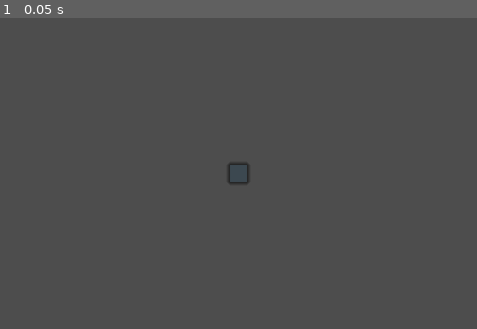
Above: before the commit, frame 1.
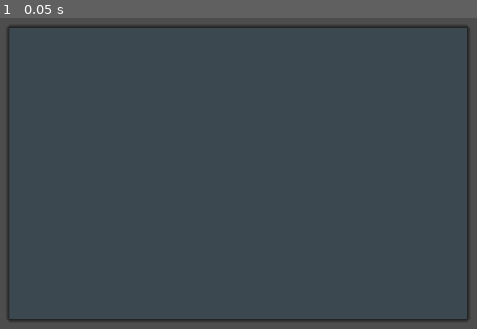
Above: after the commit, the same moment.

Repository: kuma-gee/holo-crush
Game: Godot game, scene res://src/game.tscn
Two runs of this game, one before a commit and one after it. Both use one fixed random seed, a clock stepped at 60 frames per second and the inputs below. The engine's default icon, where the game draws it, is replaced by a stand-in: a white triangle on a blue panel in a dark square.
Inputs:
- Up to frame 1 (0.05 s): no input

The runs differ from the first frame. In frame 1, 1.9% of the frame differs, in the area x 1-99%, y 2-98%.
Error before the commit: Parse Error: Could not find type "Data" in the current scope. (res://src/grid/grid_ui.gd:25)
Error after the commit: Invalid call. Nonexistent function 'size' in base 'Nil'. (res://src/grid/grid_data.gd:22)

Commit message:
refactor tests + implement deadlock detection

Diff:
--- a/godot/src/grid/grid_data.gd
+++ b/godot/src/grid/grid_data.gd
@@ -6,14 +6,40 @@
 var min_match := 3
 var width := 0
 var height := 0
+var values: Array = []
 
 func _init(w: int, h: int, init_data: Array = []):
-	width = w
-	height = h
 	if init_data.size() == 0:
 		_data = _create_new_empty(w, h)
 	else:
 		_data = init_data
+		values = []
+		for row in init_data:
+			for v in row:
+				if not v in values and v != null:
+					values.append(v)
+
+	width = _data[0].size()
+	height = _data.size()
+
+func get_data():
+	return _data.duplicate(true)
+
+func refill():
+	for y in height:
+		for x in width:
+			var loops = 0
+			fill_random(x, y)
+
+			while get_matches(x, y).size() > 0 and loops < 100:
+				loops += 1
+				fill_random(x, y)
+	print_data('Refill')
+
+func fill_random(x: int, y: int):
+	var val = values.pick_random()
+	set_value(x, y, val)
+	return val
 
 func _create_new_empty(w: int, h: int):
 	var data = []
@@ -52,7 +78,10 @@
 	_data[y][x] = value
 
 func swap_value(p1: Vector2i, p2: Vector2i):
-	var temp = get_value(p2.x, p2.y)
+	if not _is_inside(p1.x, p1.y) or not _is_inside(p2.x, p2.y):
+		return
+
+	var temp = get_value_v(p2)
 	set_value_v(p2, get_value_v(p1))
 	set_value_v(p1, temp)
 
--- a/godot/src/grid/grid_ui.gd
+++ b/godot/src/grid/grid_ui.gd
@@ -22,7 +22,7 @@
 }
 
 @export var slot_scene: PackedScene
-@export var data: Data
+@export var data: MatchGrid
 @export var pieces: Array[Piece.Type]
 @export var pieces_root: Node2D
 
--- a/godot/src/grid/match_grid.gd
+++ b/godot/src/grid/match_grid.gd
@@ -27,35 +27,41 @@
 
 var _data: GridData
 var _specials = {}
-var _pieces: Array = []
 
 # Don't touch! Only for testing
 func set_data(d):
 	_data = d
 func get_data():
-	return _data._data
-
-func create_data(pieces: Array):
-	_pieces = pieces.duplicate()
-	_data = GridData.new(width, height)
+	return _data.get_data()
+
+func create_data(values: Array, init: Array = []):
+	_specials = {}
+	_data = GridData.new(width, height, init)
 	_data.min_match = min_match
-	_specials = {}
-	refill_data()
+	if init.size() == 0:
+		_data.values = values.duplicate()
+		_data.refill()
+
 	created.emit()
 
-func refill_data():
+func is_deadlocked():
+	var copy = _data.duplicate()
 	for y in height:
 		for x in width:
-			var loops = 0
-			_fill_random(x, y)
-
-			while _data.get_matches(x, y).size() > 0 and loops < 100:
-				loops += 1
-				_fill_random(x, y)
-	_data.print_data('Refill')
-
-func is_deadlocked():
-	return false
+			var p = Vector2i(x, y)
+			var dir_to_check = [Vector2i.UP, Vector2i.RIGHT]
+
+			for dir in dir_to_check:
+				copy.swap_value(p, p + dir)
+
+				var has_match = copy.get_match_counts().size() > 0
+				if has_match:
+					return false
+
+				copy.swap_value(p, p + dir)
+
+
+	return true
 
 func get_value(x: int, y: int):
 	return _data.get_value(x, y)
@@ -263,13 +269,8 @@
 	for x in width:
 		for y in range(height-1, -1, -1):
 			if get_value(x, y) == null:
-				var value = _fill_random(x, y)
+				var value = _data.fill_random(x, y)
 				filled.emit(Vector2i(x, y), value)
 
 	update.emit()
 	_data.print_data('Fill')
-
-func _fill_random(x: int, y: int):
-	var piece = _pieces.pick_random()
-	_data.set_value(x, y, piece)
-	return piece
--- a/godot/tests/GridDataTest.gd
+++ b/godot/tests/GridDataTest.gd
@@ -1,7 +1,11 @@
 extends UnitTest
 
+func before_each():
+	Debug.log_level = Debug.Level.INFO
+	seed(100)
+
 func _create(initial_data: Array) -> GridData:
-	return GridData.new(initial_data[0].size(), initial_data.size(), initial_data)
+	return GridData.new(-1, -1, initial_data)
 
 func test_matches():
 	var data = _create([
@@ -56,6 +60,17 @@
 	assert_eq(data.get_value(0, 0), 2);
 	assert_eq(data.get_value(0, 1), 1);
 
+func test_not_swap_outside():
+	var data = _create([
+		[1, 1, 2],
+		[2, 1, 0],
+		[0, 0, 1],
+	])
+	data.swap_value(Vector2i(0, 0), Vector2i(0, -1))
+
+	assert_eq(data.get_value(0, 0), 1);
+	assert_eq(data.get_value(0, 1), 2);
+
 
 func test_duplicate():
 	var data = _create([
@@ -69,3 +84,22 @@
 
 	assert_eq(data.get_value(0, 0), 1);
 	assert_eq(data.get_value(0, 1), 2);
+
+
+func test_refill():
+	var data = _create([
+		[1, 1, 1, 0],
+		[0, 1, 2, 0],
+		[0, 2, 1, 1],
+		[0, 1, 0, 2]
+	])
+
+	for _i in range(10):
+		data.refill()
+		assert_eq(data.get_match_counts().size(), 0, "Contains no matches")
+		assert_ne_deep(data.get_data(), [
+			[1, 1, 1, 0],
+			[0, 1, 2, 0],
+			[0, 2, 1, 1],
+			[0, 1, 0, 2]
+		])
--- a/godot/tests/MatchGridTest.gd
+++ b/godot/tests/MatchGridTest.gd
@@ -6,38 +6,10 @@
 
 func _create(initial_data: Array) -> MatchGrid:
 	var data = autofree(MatchGrid.new())
-	var height = initial_data.size()
-	var width = initial_data[0].size()
-
-	var values = []
-	for i in initial_data:
-		for j in i:
-			if not j in values and j != null:
-				values.append(j)
-
-	data.create_data(values)
-	data.set_data(GridData.new(width, height, initial_data))
-	data.width = width
-	data.height = height
+	data.create_data([], initial_data)
+	data.width = initial_data[0].size()
+	data.height = initial_data.size()
 	return data
-
-func test_refill():
-	var data = _create([
-		[1, 1, 1, 0],
-		[0, 1, 2, 0],
-		[0, 2, 1, 1],
-		[0, 1, 0, 2]
-	])
-
-	for _i in range(10):
-		data.refill_data()
-		assert_false(data.check_matches(), "Contains no matches")
-		assert_ne_deep(data.get_data(), [
-			[1, 1, 1, 0],
-			[0, 1, 2, 0],
-			[0, 2, 1, 1],
-			[0, 1, 0, 2]
-		])
 
 func test_collapse(params=use_parameters([
 	[
@@ -81,7 +53,7 @@
 			[0, 0, null, 1],
 			[0, 1, 0, 2]
 		],
-		[[Vector2i(2, 2), 2], [Vector2i(2, 1), 2], [Vector2i(2, 0), 1]],
+		[Vector2i(2, 2), Vector2i(2, 1), Vector2i(2, 0)],
 	],
 	[
 		[
@@ -90,7 +62,7 @@
 			[0, 0, 1, 1],
 			[0, 1, 0, 2]
 		],
-		[[Vector2i(1, 0), 2], [Vector2i(2, 0), 2], [Vector2i(3, 0), 1]],
+		[Vector2i(1, 0), Vector2i(2, 0), Vector2i(3, 0)],
 	]
 ])):
 	var data = _create(params[0])
@@ -100,7 +72,8 @@
 	var fill = params[1]
 	assert_signal_emit_count(data, 'filled', fill.size())
 	for i in fill.size():
-		assert_signal_emitted_with_parameters(data, 'filled', fill[i], i)
+		var p = get_signal_parameters(data, 'filled', i)
+		assert_eq(p[0], fill[i])
 
 func test_swap_not_match():
 	var data = _create([
@@ -142,16 +115,8 @@
 	assert_signal_emitted_with_parameters(data, 'moved', [Vector2i(0, 0), Vector2i(0, 3)])
 
 	assert_signal_emit_count(data, 'filled', 3)
-	assert_signal_emitted_with_parameters(data, 'filled', [Vector2i(0, 0), 1], 2)
-	assert_signal_emitted_with_parameters(data, 'filled', [Vector2i(0, 1), 0], 1)
-	assert_signal_emitted_with_parameters(data, 'filled', [Vector2i(0, 2), 0], 0)
-
-	assert_eq_deep(data.get_data(), [
-		[1, 2, 1, 0],
-		[0, 1, 2, 0],
-		[0, 2, 1, 1],
-		[1, 1, 0, 2]
-	])
+	var p = [0, 1, 2].map(func(i): return get_signal_parameters(data, 'filled', i)[0])
+	assert_contains_exact(p, [Vector2i(0, 2), Vector2i(0, 1), Vector2i(0, 0)])
 
 func test_swap_and_collapse_horizontal():
 	var data = _create([
@@ -173,33 +138,8 @@
 	assert_signal_emitted_with_parameters(data, 'moved', [Vector2i(3, 0), Vector2i(3, 1)], 2)
 
 	assert_signal_emit_count(data, 'filled', 3)
-	assert_signal_emitted_with_parameters(data, 'filled', [Vector2i(3, 0), 4], 2)
-	assert_signal_emitted_with_parameters(data, 'filled', [Vector2i(2, 0), 2], 1)
-	assert_signal_emitted_with_parameters(data, 'filled', [Vector2i(1, 0), 4], 0)
-
-	assert_eq_deep(data.get_data(), [
-		[3, 4, 2, 4],
-		[0, 4, 1, 2],
-		[2, 2, 4, 1],
-		[1, 0, 0, 2]
-	])
-
-func test_create_special():
-	var data = _create([
-		[0, 4, 1, 2],
-		[0, 3, 4, 3],
-		[2, 0, 3, 1],
-		[0, 2, 1, 2]
-	])
-
-	data.swap(Vector2(1, 2), Vector2(0, 2))
-
-	assert_eq_deep(data.get_data(), [
-		[4, 4, 1, 2],
-		[2, 3, 4, 3],
-		[4, 2, 3, 1],
-		[0, 2, 1, 2]
-	])
+	var p = [0, 1, 2].map(func(i): return get_signal_parameters(data, 'filled', i)[0])
+	assert_contains_exact(p, [Vector2i(3, 0), Vector2i(2, 0), Vector2i(1, 0)])
 
 func test_swap_and_collapse_special_matches(params=use_parameters([
 	[
@@ -294,7 +234,6 @@
 	assert_eq_deep(data._specials, {params[3]: expected[2]})
 
 func test_activate_special():
-	seed(0)
 	var data = _create([
 		[0, 2, 1, 2],
 		[0, 3, 4, 3],
@@ -304,27 +243,13 @@
 
 	watch_signals(data)
 	data.swap(Vector2(1, 2), Vector2(0, 2))
-
-	assert_eq_deep(data.get_data(), [
-		[2, 2, 1, 2],
-		[1, 3, 4, 3],
-		[2, 2, 3, 1],
-		[0, 0, 4, 0]
-	])
 	data.swap(Vector2(3, 3), Vector2(2, 3))
 
 	assert_signal_emitted(data, 'special_activate', [Vector2i(0, 3)])
 	assert_contains_exact(get_signal_parameters(data, 'matched')[0], [Vector2i(0, 3), Vector2i(1, 3), Vector2i(2, 3), Vector2i(3, 3)])
-	assert_eq_deep(data.get_data(), [
-		[2, 0, 2, 4],
-		[2, 2, 1, 2],
-		[1, 3, 4, 3],
-		[2, 2, 3, 1]
-	])
 
 
 func test_match_special_with_special():
-	seed(0)
 	var data = _create([
 		[2, 0, 1, 2, 5],
 		[3, 0, 4, 3, 1],
@@ -335,14 +260,6 @@
 
 	watch_signals(data)
 	data.swap(Vector2(2, 2), Vector2(1, 2))
-
-	assert_eq_deep(data.get_data(), [
-		[2, 2, 1, 2, 5],
-		[3, 4, 4, 3, 1],
-		[4, 5, 2, 1, 4],
-		[1, 0, 5, 3, 1],
-		[0, 2, 0, 0, 2]
-	])
 	data.swap(Vector2(1, 3), Vector2(1, 4))
 
 	assert_signal_emitted_with_parameters(data, 'special_activate', [Vector2i(1, 4)])
@@ -354,16 +271,7 @@
 	assert_eq(actual[2], MatchGrid.Special.COL)
 	assert_eq(actual[3], 0)
 
-	assert_eq_deep(data.get_data(), [
-		[5, 2, 5, 5, 3],
-		[2, 4, 1, 2, 5],
-		[3, 5, 4, 3, 1],
-		[4, 2, 2, 1, 4],
-		[1, 0, 5, 3, 1],
-	])
-
 func test_special_activation_immediately_after_matched():
-	seed(999)
 	var data = _create([
 		[4, 0, 5, 2],
 		[3, 0, 4, 5],
@@ -374,14 +282,6 @@
 
 	watch_signals(data)
 	data.swap(Vector2(2, 2), Vector2(1, 2))
-
-	assert_eq_deep(data.get_data(), [
-		[4, 0, 5, 2],
-		[3, 5, 4, 5],
-		[5, 4, 2, 1],
-		[0, 0, 5, 0],
-		[5, 1, 0, 3],
-	])
 	data.swap(Vector2(2, 4), Vector2(2, 3))
 
 	assert_signal_emit_count(data, 'special_activate', 2)
